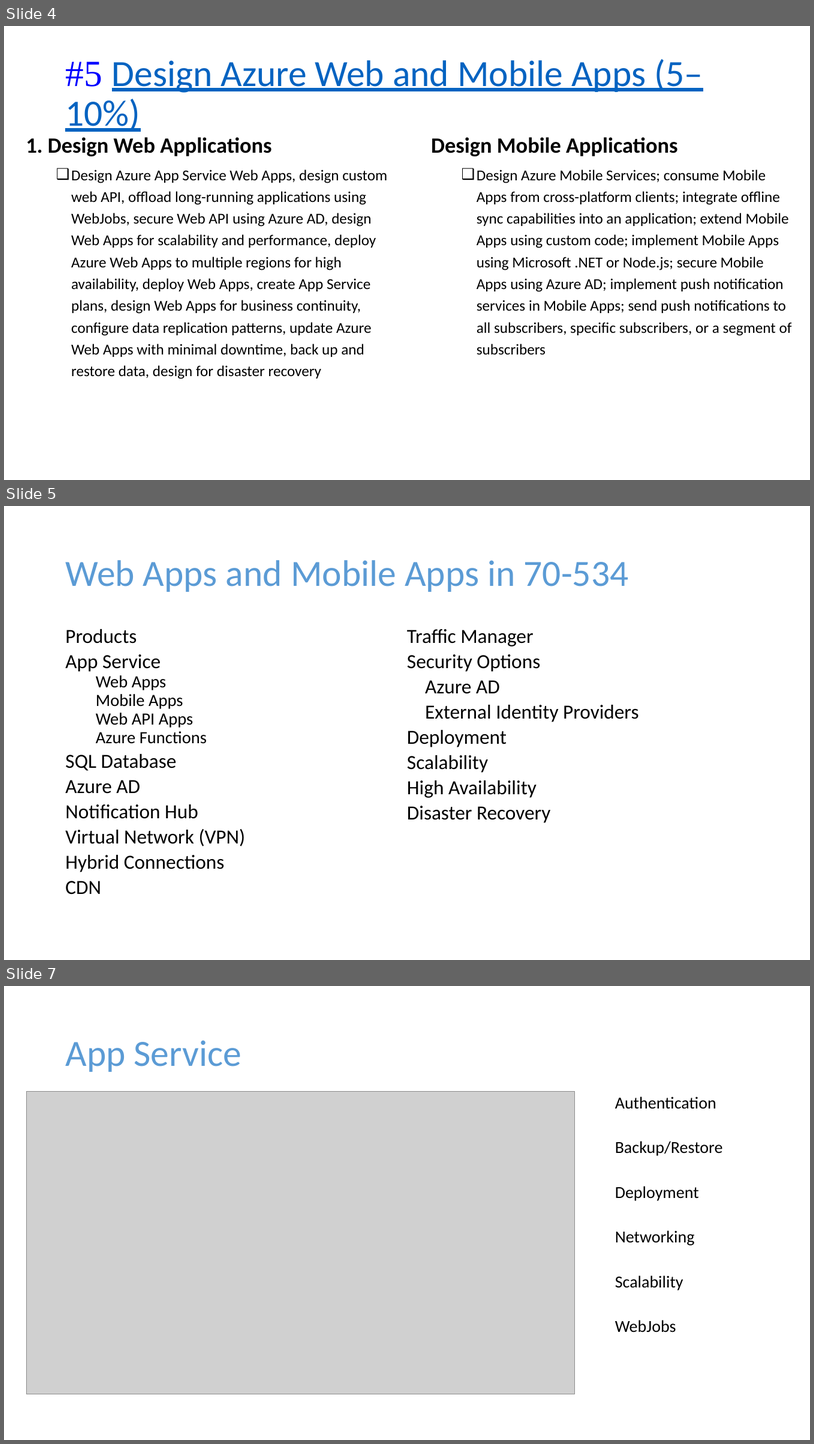
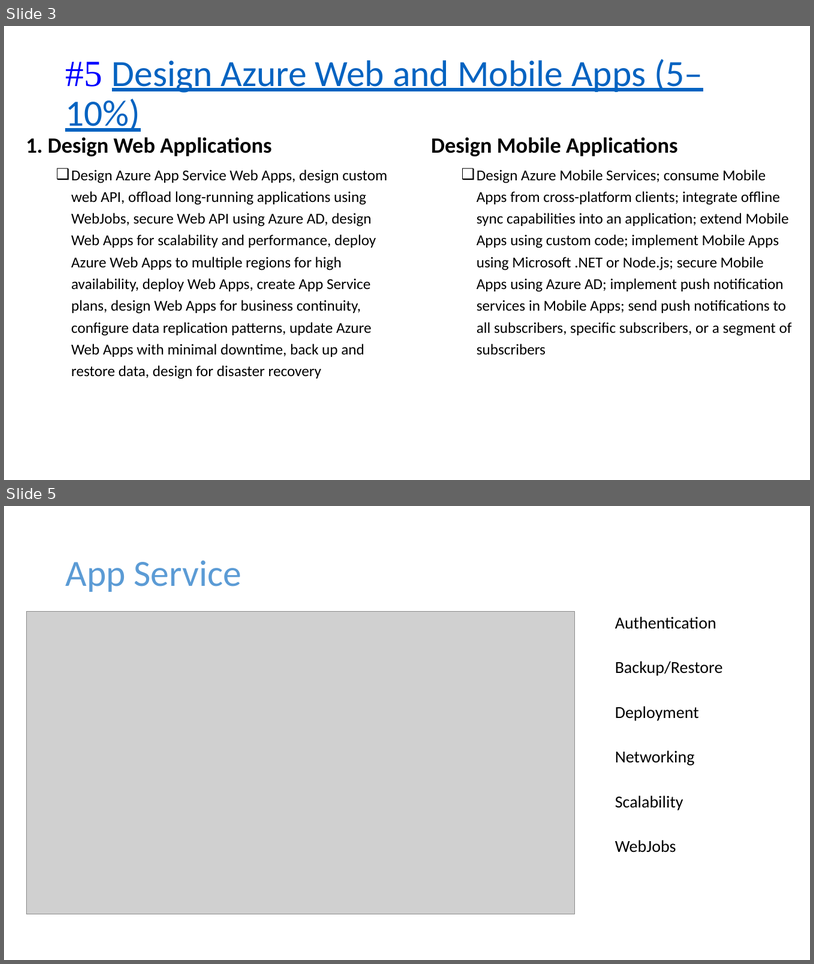
Before and after one commit to guruskill/70-534, a slide deck: Presentations/2017-10-Hartford/70-534-WebAndMobile.pptx. Shown one above the other, each under a label of ours: slides 4, 5 and 7 before the commit, slides 3 and 5 after it; the slides between them are not shown. The pictures are 814x1444 and 814x964 pixels, drawn with LibreOffice and Linux fonts; fonts in the diff are those of the drawing; grey boxes stand for pictures. Boxes give left, top, right and bottom in pixels: in the first picture for what was removed or moved away, otherwise in the second. Text is boxed around its words. In the diff, an @@ line names an element or a change of style, - is before the commit and + after.

```diff
--- a/Presentations/2017-10-Hartford/70-534-WebAndMobile.pptx
+++ b/Presentations/2017-10-Hartford/70-534-WebAndMobile.pptx
@@ slide 5 removed at <box>4,506,810,960</box>, background #FFFFFF @@
@@ title removed at <box>65,560,629,592</box> @@
-Web Apps and Mobile Apps in 70-534
@@ text removed at <box>65,629,639,894</box> @@
-Products
-App Service
-  Web Apps
-  Mobile Apps
-  Web API Apps
-  Azure Functions
-SQL Database
-Azure AD
-Notification Hub
-Virtual Network (VPN)
-Hybrid Connections
-CDN
-Traffic Manager
-Security Options
-Azure AD
-External Identity Providers
-Deployment
-Scalability
-High Availability
-Disaster Recovery
@@ what was slide 4 is now slide 3 @@
@@ what was slide 7 is now slide 5 @@
```
Also in this commit, not shown: 11 slides changed, 1 other slide removed, 29 other files.
